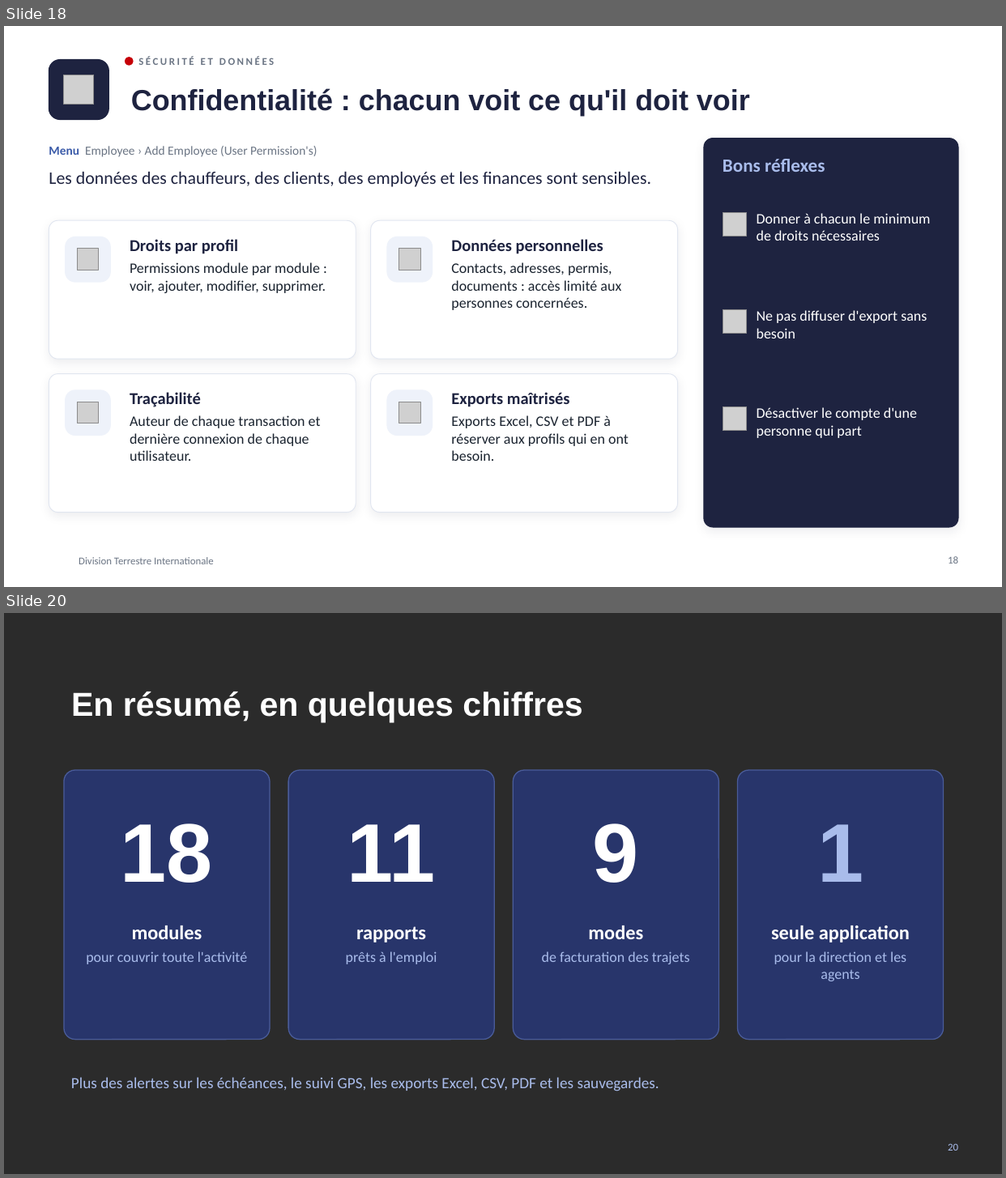
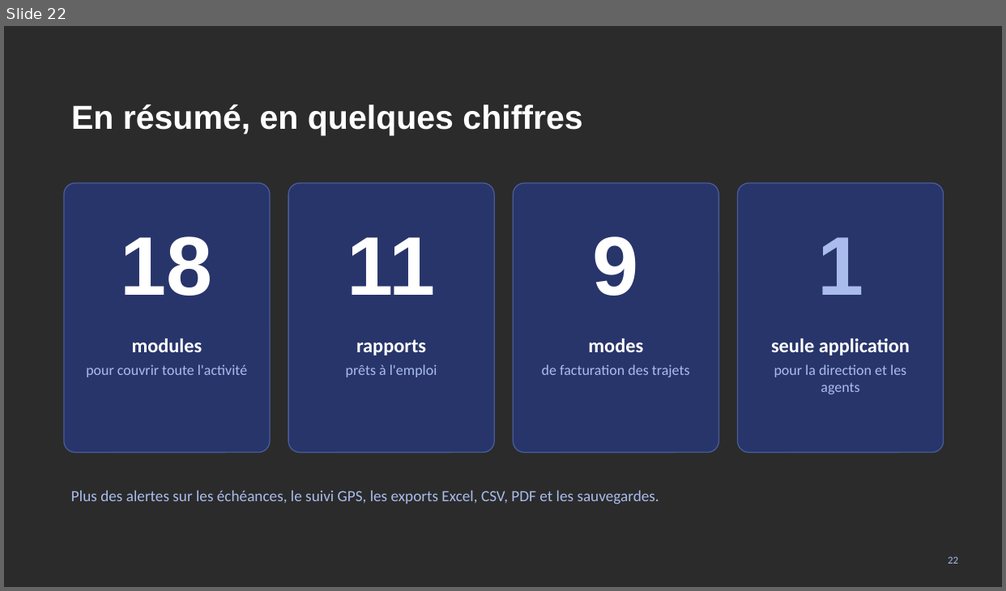
Before and after one commit to meledjearmel/portfolio-assets, a slide deck: formations/dti/presentation-division-terrestre-internationale.pptx. Shown one above the other, each under a label of ours: slides 18 and 20 before the commit, slide 22 after it; the slides between them are not shown. The pictures are 1006x1178 and 1006x591 pixels, drawn with LibreOffice and Linux fonts; fonts in the diff are those of the drawing; grey boxes stand for pictures; background and template pictures are left out; a plain dark background stands for a picture behind light text. Boxes give left, top, right and bottom in pixels: in the first picture for what was removed or moved away, otherwise in the second. Text is boxed around its words. In the diff, an @@ line names an element or a change of style, - is before the commit and + after.

```diff
--- a/formations/dti/presentation-division-terrestre-internationale.pptx
+++ b/formations/dti/presentation-division-terrestre-internationale.pptx
@@ slide 18 removed at (4,26,1002,587), background picture (left out) @@
@@ rounded rectangle removed at (49,60,108,120) @@
@@ ellipse removed at (126,58,133,65) @@
@@ text removed at (138,56,274,65) @@
-SÉCURITÉ ET DONNÉES
@@ picture removed at (64,75,94,105) @@
@@ title removed at (131,88,750,115) @@
-Confidentialité : chacun voit ce qu'il doit voir
@@ text removed at (49,146,317,157) @@
-Menu Employee › Add Employee (User Permission's)
@@ rounded rectangle removed at (704,139,958,527) @@
@@ text removed at (722,159,825,172) @@
-Bons réflexes
@@ text removed at (49,172,651,187) @@
-Les données des chauffeurs, des clients, des employés et les finances sont sensibles.
@@ picture removed at (722,212,747,237) @@
@@ text removed at (756,213,930,241) @@
-Donner à chacun le minimum de droits nécessaires
@@ rounded rectangle removed at (49,220,356,359) @@
@@ rounded rectangle removed at (66,237,110,282) @@
@@ text removed at (130,239,326,293) @@
-Droits par profil
-Permissions module par module : voir, ajouter, modifier, supprimer.
@@ rounded rectangle removed at (371,220,678,359) @@
@@ rounded rectangle removed at (387,237,432,282) @@
@@ text removed at (451,239,621,310) @@
-Données personnelles
-Contacts, adresses, permis, documents : accès limité aux personnes concernées.
@@ picture removed at (78,249,99,271) @@
@@ picture removed at (399,249,421,271) @@
@@ picture removed at (722,310,747,334) @@
@@ text removed at (756,310,927,339) @@
-Ne pas diffuser d'export sans besoin
@@ rounded rectangle removed at (49,374,356,513) @@
@@ rounded rectangle removed at (371,374,678,513) @@
@@ rounded rectangle removed at (66,390,110,436) @@
@@ picture removed at (78,403,99,425) @@
@@ text removed at (130,392,321,461) @@
-Traçabilité
-Auteur de chaque transaction et dernière connexion de chaque utilisateur.
@@ rounded rectangle removed at (387,390,432,436) @@
@@ picture removed at (399,403,421,425) @@
@@ text removed at (451,392,629,461) @@
-Exports maîtrisés
-Exports Excel, CSV et PDF à réserver aux profils qui en ont besoin.
@@ picture removed at (722,407,747,431) @@
@@ text removed at (756,408,917,438) @@
-Désactiver le compte d'une personne qui part
@@ text removed at (79,557,214,565) @@
-Division Terrestre Internationale
@@ page number removed at (948,557,958,564) @@
-18
@@ what was slide 20 is now slide 22 @@
@@ page number at (948,557,958,564): text changed @@
-20
+22
```
Also in this commit, not shown: 1 slide changed, 5 slides added, 2 other slides removed, 1 other file.
